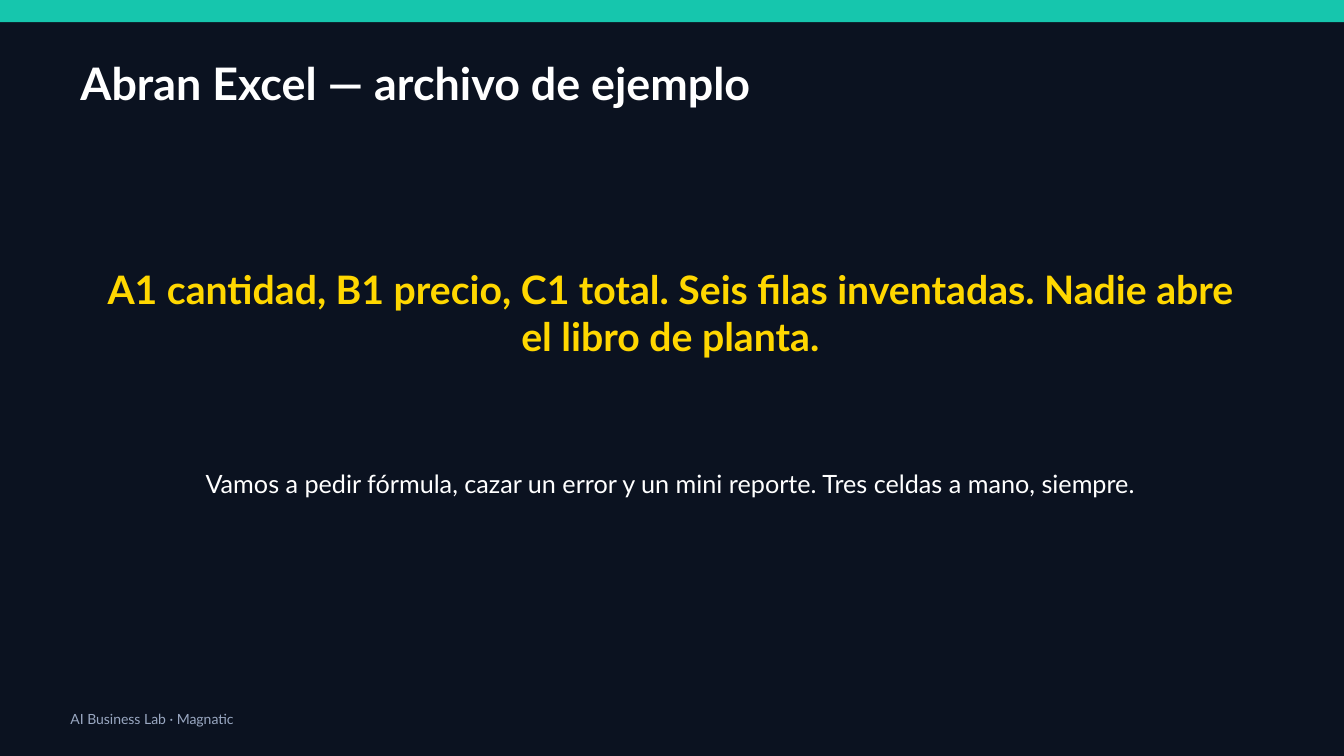
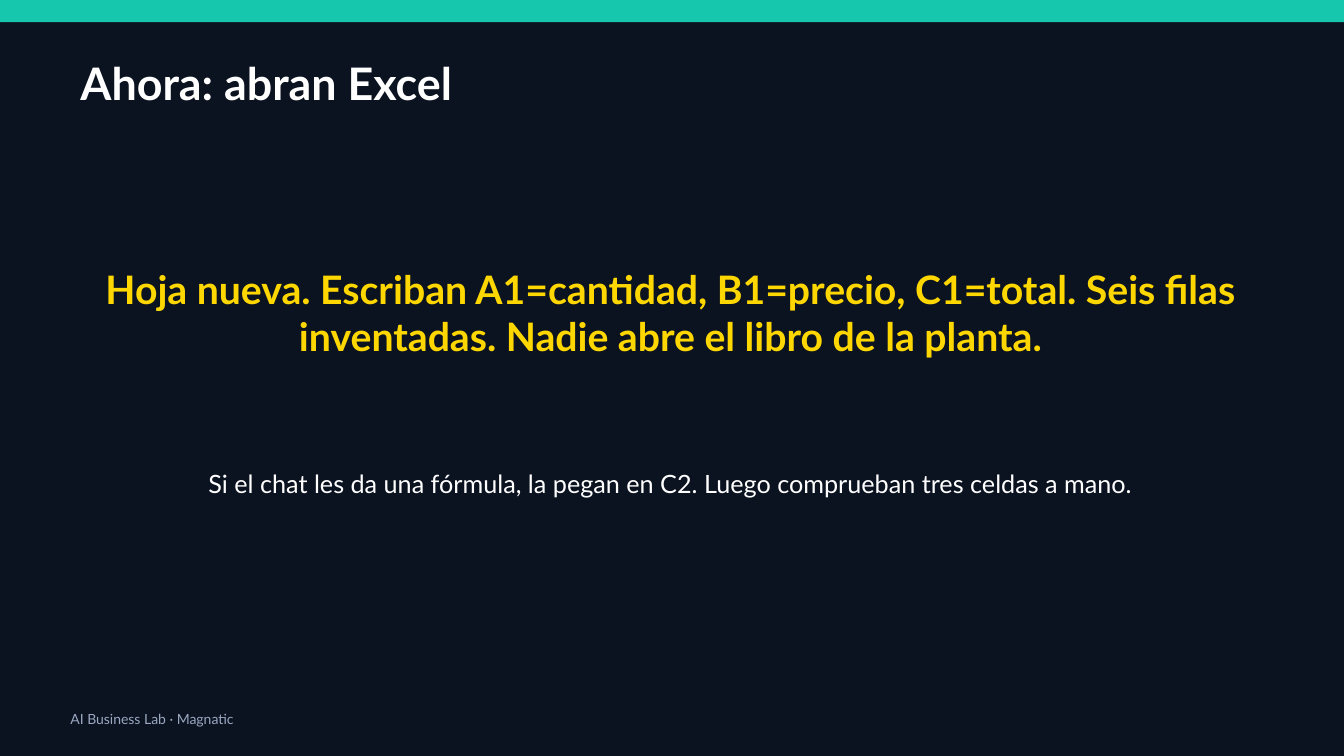
Before and after one commit to xander0408/CURSOS, a slide deck: slide 37 of AI-Business-Lab-Presentacion.pptx (slide 34 before the commit). Drawn at 1344x756 pixels with LibreOffice and Linux fonts; fonts in the diff are those of the drawing. Boxes give left, top, right and bottom in pixels: in the first picture for what was removed or moved away, otherwise in the second. Text is boxed around its words. In the diff, an @@ line names an element or a change of style, - is before the commit and + after.

```diff
--- a/AI-Business-Lab-Presentacion.pptx
+++ b/AI-Business-Lab-Presentacion.pptx
@@ text at [80,66,452,101]: text changed @@
-Abran Excel — archivo de ejemplo
+Ahora: abran Excel
@@ text at [105,274,1235,358]: text changed @@
-A1 cantidad, B1 precio, C1 total. Seis filas inventadas. Nadie abre el libro de planta.
+Hoja nueva. Escriban A1=cantidad, B1=precio, C1=total. Seis filas inventadas. Nadie abre el libro de la planta.
@@ text at [208,474,1132,498]: text changed @@
-Vamos a pedir fórmula, cazar un error y un mini reporte. Tres celdas a mano, siempre.
+Si el chat les da una fórmula, la pegan en C2. Luego comprueban tres celdas a mano.
```
Also in this commit, not shown: 37 other slides changed, 10 slides added, 14 slides removed, 1 other file.
